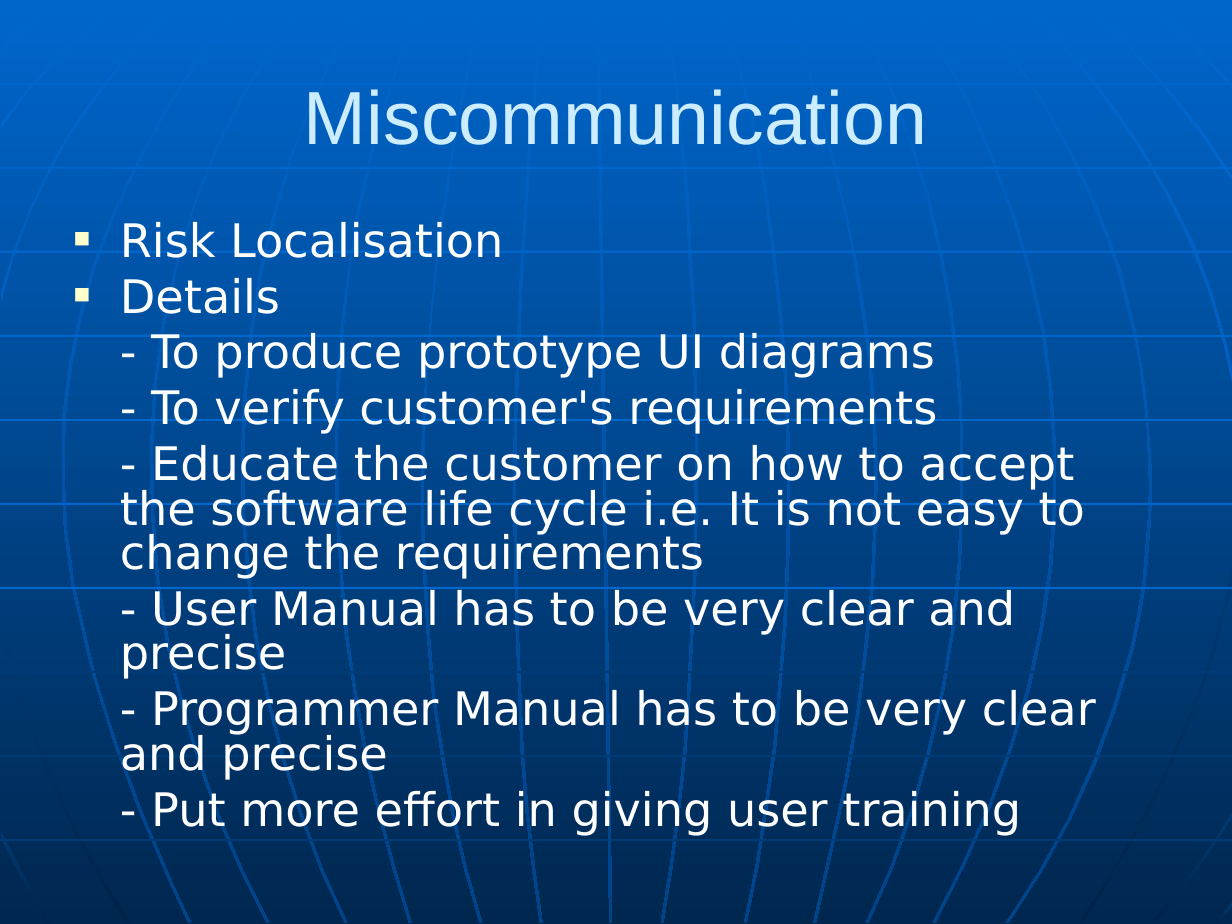
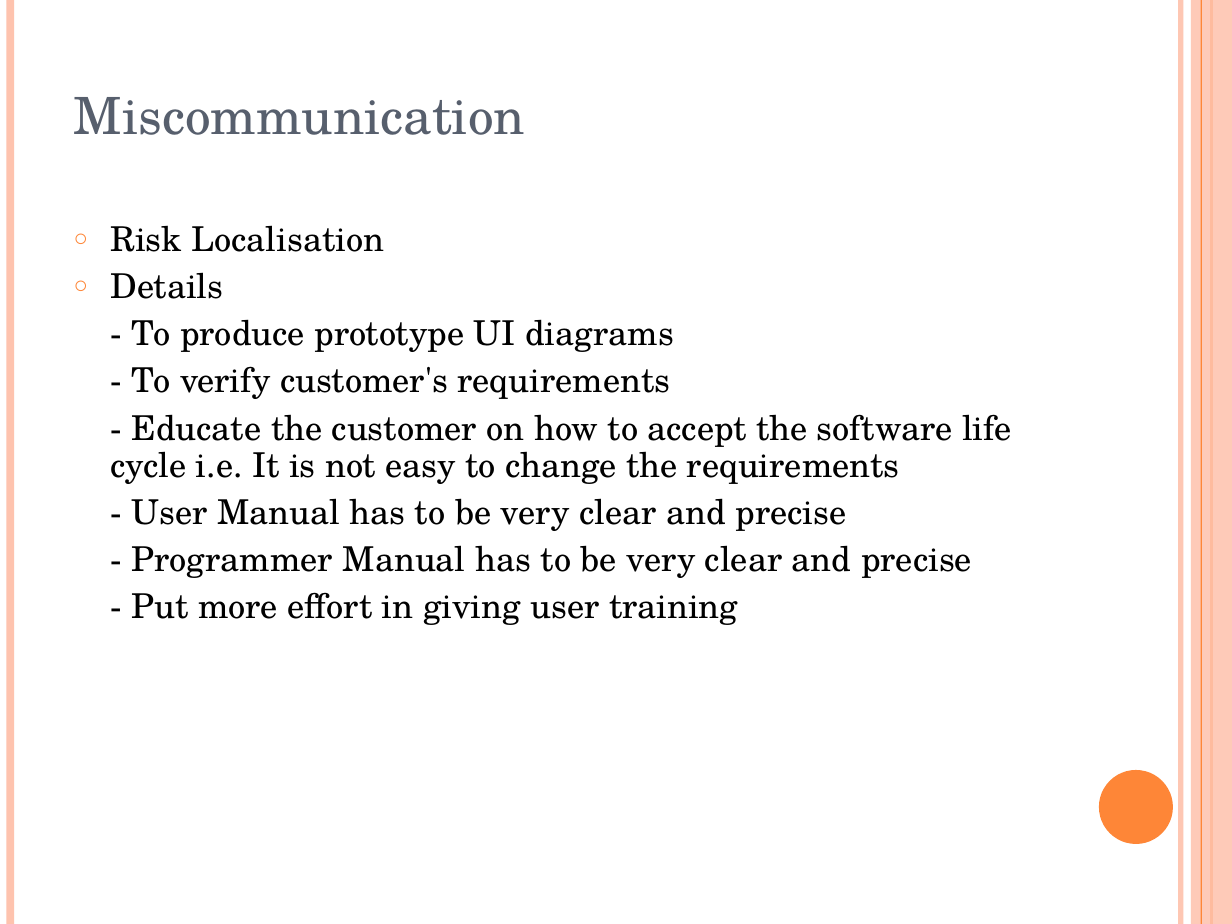
Before and after one commit to rankorth/cylinders-orders-management-system, a slide deck: slide 4 of Documentation/Management/Communications/Internal Correspondence/MTech Presentation [09 Apr 2011] (Ba Tien) v1.1.ppt. Drawn at 1232x924 pixels with LibreOffice and Linux fonts; fonts in the diff are those of the drawing. Boxes give left, top, right and bottom in pixels: in the first picture for what was removed or moved away, otherwise in the second. Text is boxed around its words. In the diff, an @@ line names an element or a change of style, - is before the commit and + after.

```diff
--- a/Documentation/Management/Communications/Internal Correspondence/MTech Presentation [09 Apr 2011] (Ba Tien) v1.1.ppt
+++ b/Documentation/Management/Communications/Internal Correspondence/MTech Presentation [09 Apr 2011] (Ba Tien) v1.1.ppt
@@ background gradient #0066CC to #00274F to #FFFFFF @@
@@ line added from (10, 0) to (10, 924), #FEC3AE 4.51 pt @@
@@ line added from (1180, 0) to (1180, 924), #FEC3AE 3 pt @@
@@ rectangle added at box(1191, 0, 1232, 924), fill #FEC3AE at 87% opacity @@
@@ line added from (1201, 0) to (1201, 924), #FE8637 0.74 pt @@
@@ line added from (1211, 0) to (1211, 924), #FE8637 1.5 pt @@
@@ title "Miscommunication" at box(74, 97, 525, 135): size 44 to 30 pt, font Arial to TeX Gyre Schola, text colour #CCECFF to #575F6D; alignment centre to left @@
@@ text "Risk Localisation" at box(110, 225, 1011, 625): size 27 to 20 pt, font DejaVu Sans to TeX Gyre Schola, text colour #FFFFFF to #000000; bullet ■ to ○; line spacing 0.8 to 0.9; bullet colour #FFFFCC to #FE8637; indent changed @@
@@ group removed at box(0, 0, 1232, 924): 24 freeform shapes, 10 lines @@
@@ ellipse added at box(1099, 770, 1173, 844), fill #FE8637 @@
```
Also in this commit, not shown: 18 other slides changed.
